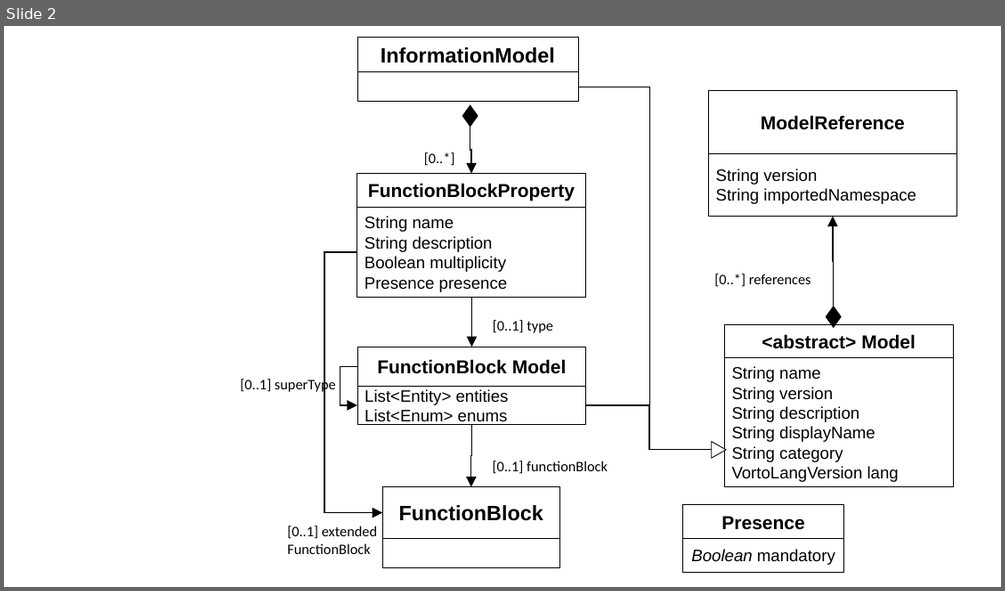
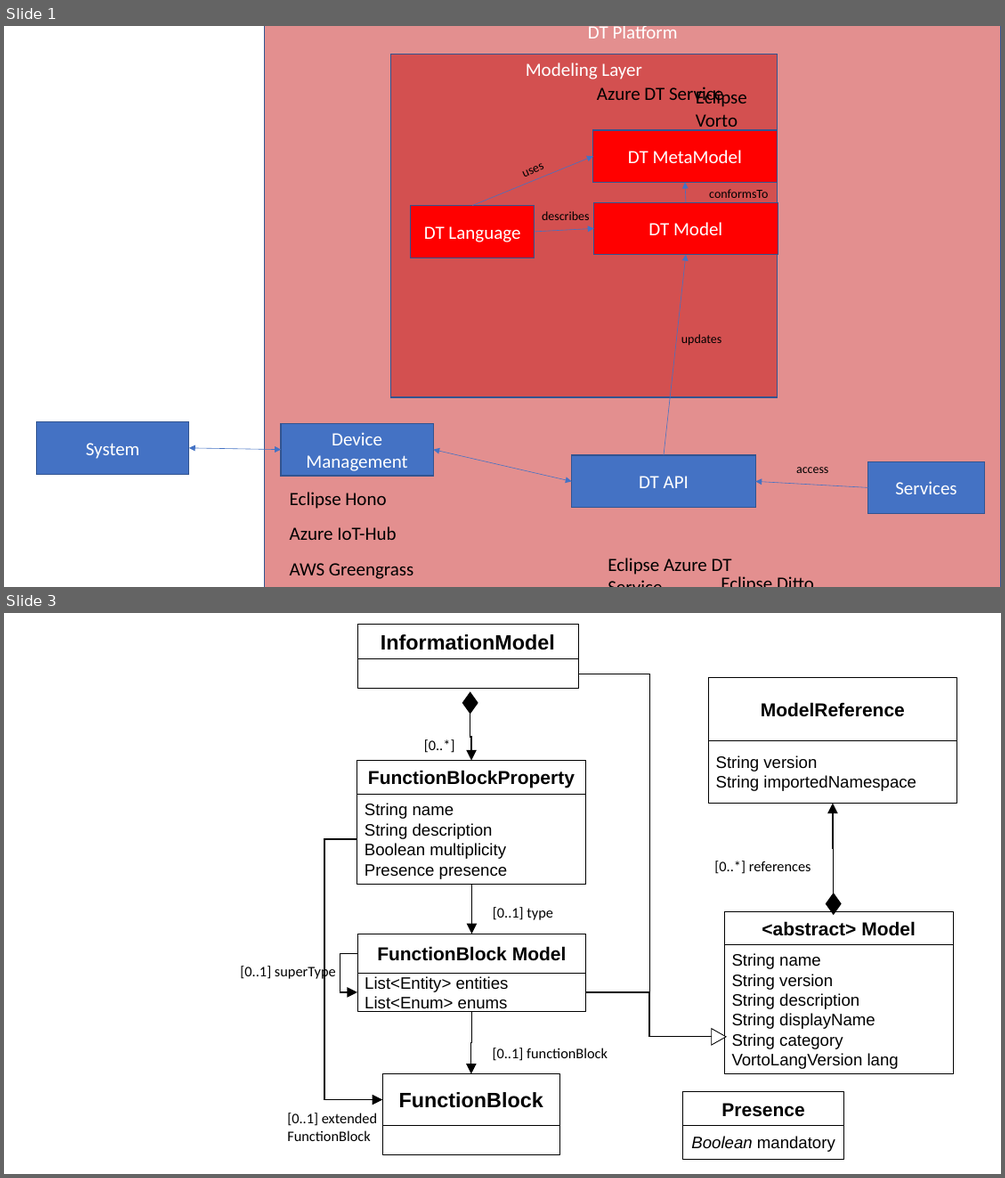
Before and after one commit to derlehner/dt_language_comparison, a slide deck: Figures.pptx. Shown one above the other, each under a label of ours: slide 2 before the commit, slides 1 and 3 after it; the slides between them are not shown. The pictures are 1005x591 and 1005x1178 pixels, drawn with LibreOffice and Linux fonts; fonts in the diff are those of the drawing. Boxes give left, top, right and bottom in pixels: in the first picture for what was removed or moved away, otherwise in the second. Text is boxed around its words. In the diff, an @@ line names an element or a change of style, - is before the commit and + after.

```diff
--- a/Figures.pptx
+++ b/Figures.pptx
@@ slide 1 added at (4,26,1001,587), background #FFFFFF @@
@@ rectangle added at (264,26,1001,587), fill #C00000 at 44% opacity, outline #325491 1 pt, 18 pt, text #FFFFFF @@
+DT Platform
@@ rectangle added at (390,54,777,398), fill #C00000 at 44% opacity, outline #325491 1 pt, 18 pt, text #FFFFFF @@
+Modeling Layer
@@ text added at (597,87,723,106), 18 pt, text #000000 @@
+Azure DT Service
@@ text added at (696,88,747,132), 18 pt, text #000000 @@
+Eclipse Vorto
@@ rectangle added at (593,130,777,183), fill #FF0000, outline #325491 1 pt, 18 pt, text #FFFFFF @@
+DT MetaModel
@@ arrow added from (472, 206) to (593, 156), #4472C4 0.5 pt @@
@@ text added at (511,151,555,187), 12 pt, text #000000 @@
+uses
@@ arrow added from (686, 202) to (685, 183), #4472C4 0.5 pt @@
@@ rectangle added at (411,206,535,257), fill #FF0000, outline #325491 1 pt, 18 pt, text #FFFFFF @@
+DT Language
@@ text added at (542,211,589,220), 12 pt, text #000000 @@
+describes
@@ rectangle added at (594,202,778,255), fill #FF0000, outline #325491 1 pt, 18 pt, text #FFFFFF @@
+DT Model
@@ text added at (709,189,768,198), 12 pt, text #000000 @@
+conformsTo
@@ arrow added from (534, 232) to (594, 229), #4472C4 0.5 pt @@
@@ arrow added from (663, 455) to (686, 255), #4472C4 0.5 pt @@
@@ text added at (681,334,722,346), 12 pt, text #000000 @@
+updates
@@ rectangle added at (37,421,189,474), fill #4472C4, outline #325491 1 pt, 18 pt, text #FFFFFF @@
+System
@@ rectangle added at (281,423,433,475), fill #4472C4, outline #325491 1 pt, 18 pt, text #FFFFFF @@
+Device Management
@@ double arrow added from (189, 448) to (281, 450), #4472C4 0.5 pt @@
@@ double arrow added from (572, 482) to (433, 450), #4472C4 0.5 pt @@
@@ rectangle added at (572,455,755,507), fill #4472C4, outline #325491 1 pt, 18 pt, text #FFFFFF @@
+DT API
@@ text added at (796,467,828,473), 12 pt, text #000000 @@
+access
@@ rectangle added at (867,461,985,514), fill #4472C4, outline #325491 1 pt, 18 pt, text #FFFFFF @@
+Services
@@ text added at (290,491,386,508), 18 pt, text #000000 @@
+Eclipse Hono
@@ arrow added from (867, 487) to (755, 482), #4472C4 0.5 pt @@
@@ text added at (290,526,396,540), 18 pt, text #000000 @@
+Azure IoT-Hub
@@ text added at (607,557,732,574), 18 pt, text #000000 @@
+Eclipse Azure DT Service
@@ text added at (290,563,413,579), 18 pt, text #000000 @@
+AWS Greengrass
@@ text added at (713,567,856,587), 18 pt, text #000000 @@
+Eclipse Ditto
@@ what was slide 2 is now slide 3 @@
```
Also in this commit, not shown: 1 slide changed, 2 other files.
